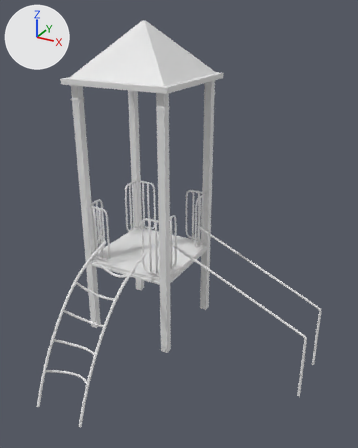
One commit to the Blender file FinalFrontier/Blender/park/RedPlayground1.blend: the scene before it, then after it.
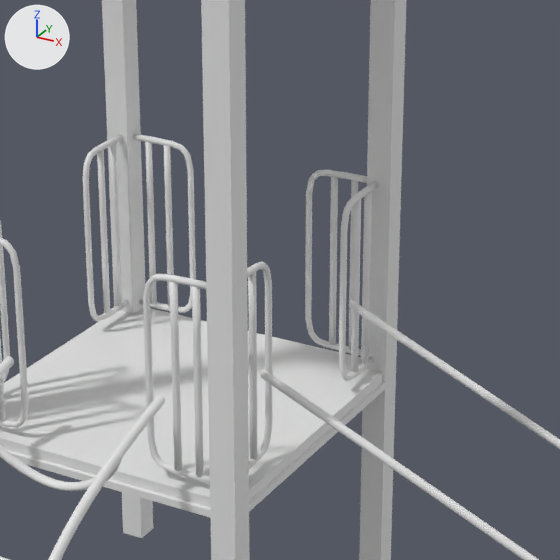
Each version is shown whole from a camera (50 mm lens) standing at (414.0, -649.0, 358.0) and looking at (103.0, -84.0, 75.0), then close up on the part from 29% to 71% of the width and 32% to 66% of the height. Lighting does not change. The marker at upper left points along +X, +Y and +Z.

Names of what the first close-up shows: 'Floor', 'Frame', 'Ladder', 'LadderRungs', 'Railings1', 'SlidingBars'.
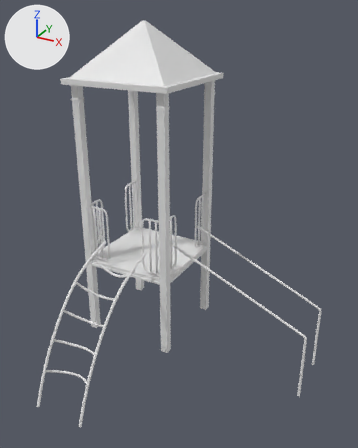
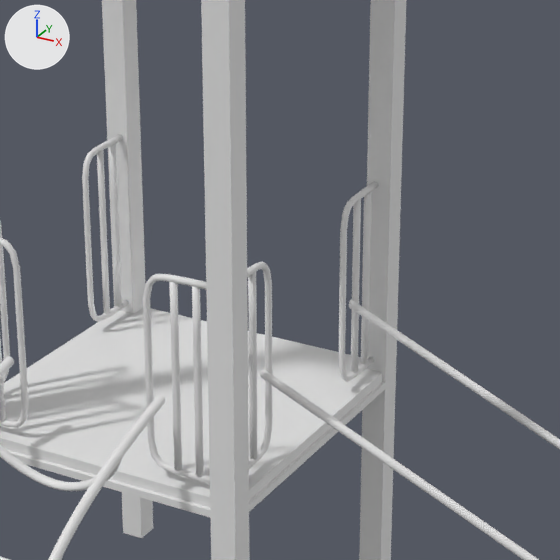
Commit message: Added RedPlayground2

Location of each change, [x1, y1, x2, y2] in pixels of the close-ups (560 x 560 px):
```json
{"object": "Railings1", "change": "reshaped, modifiers changed", "before": [0, 134, 378, 484], "after": [0, 134, 378, 484]}
{"part": 1, "of": "me_plane_000", "change": "added", "after": [82, 134, 378, 382]}
{"part": 2, "of": "me_plane_000", "change": "added", "after": [97, 150, 361, 373]}
```

Scene script edits in JSON lines:
```json
{"block": "me_plane_000", "where": "me_plane_000.from_pydata(...)  # 864 vertices, 780 faces; spans x 31.5..71.9, y -73.3..-33.4, z -25.6..67.5"}
{"block": "me_plane_000", "where": "# used by ob_railings1; location = (0.0, 0.0, 0.0)"}
{"block": "me_plane_000", "change": "me_plane_000 part 1: the loose piece of 272 vertices spanning x 68.7..71.8, y -66.8..-33.4, z -25.2..67.5 is copied, and the copy is mirrored in y about its middle, then moved by (0.0, 99.9, 0.0); it spans x 68.7..71.8, y 33.1..66.5, z -25.2..67.5"}
{"block": "me_plane_000", "change": "me_plane_000 part 2: the loose piece of 80 vertices spanning x 68.5..71.9, y -50.1..-46.7, z -22.4..64.8 is copied, and the copy is mirrored in y about its middle, then moved by (0.0, 96.4, 0.0); it spans x 68.5..71.9, y 46.4..49.8, z -22.4..64.8"}
{"block": "ob_railings1", "where": "_m = ob_railings1.modifiers.new('Mirror', 'MIRROR')"}
{"op": "remove", "block": "ob_railings1", "code": "_m.use_axis = (True, True, False)"}
```
